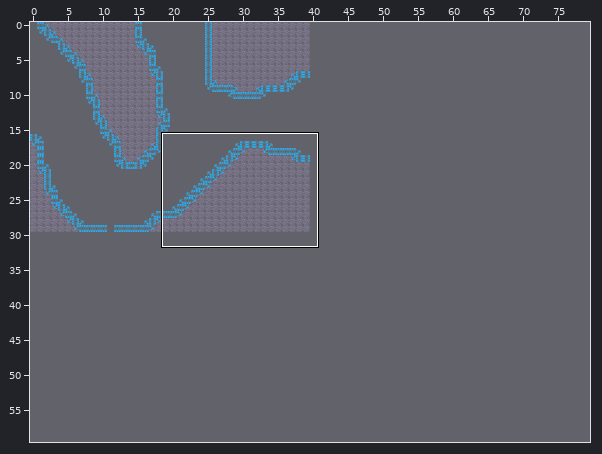
Level history. Tiled map: public/assets/tiles/map2.tmx. Above: a wide view before the commit, with the close-up outlined.
Close-up. Before:
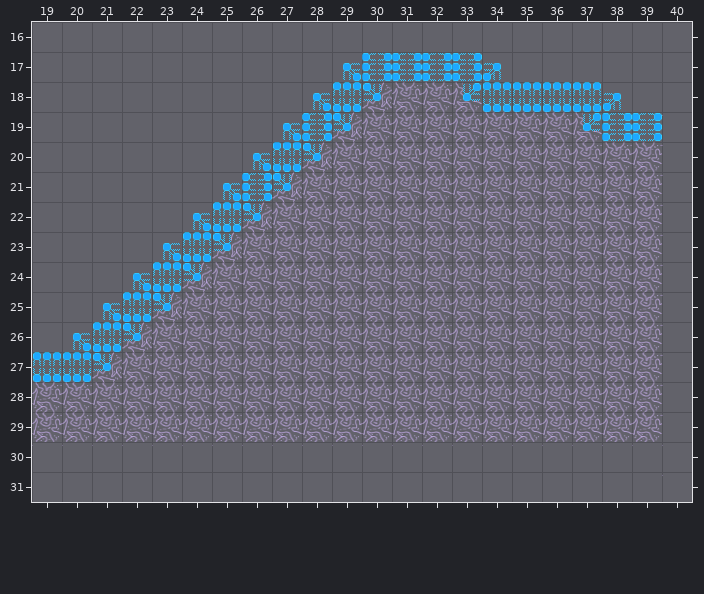
Cells are 30x30 px. Shown: x 19..40, y 16..31. The commit also changed other parts of the map, which this record leaves out.
After the commit:
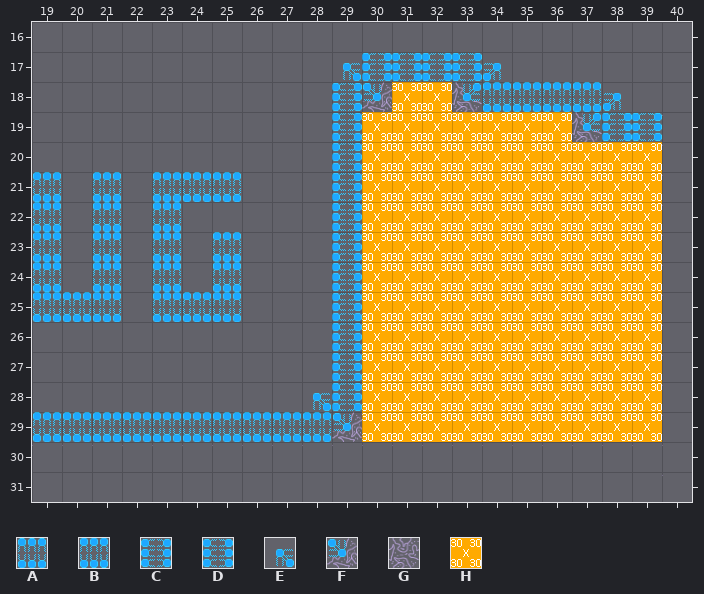
Key: from "tileset": A 0, B 0 turned 180, C 0 turned 270, D 0 turned 90, E 1 turned 90, F 3 turned 270, G 6, H 7.
_ is an empty cell.
See-through tiles are keyed as they look on the map.
Change:
Layer "Membrane + cell":
y 18: x 28..29 EA -> _D; x 31..32 GG -> HH
y 19: x 27..36 ECFGGGGGGG -> __DHHHHHHH
y 20: x 26..39 EBFGGGGGGGGGGG -> ___DHHHHHHHHHH
y 21: x 19 _ -> A; x 21 _ -> A; x 23..39 __EDFGGGGGGGGGGGG -> AAA___DHHHHHHHHHH
y 22: x 19 _ -> A; x 21 _ -> A; x 23..39 _EAFGGGGGGGGGGGGG -> A_____DHHHHHHHHHH
y 23: x 19 _ -> A; x 21 _ -> A; x 23..39 EAFGGGGGGGGGGGGGG -> A_A___DHHHHHHHHHH
y 24: x 19 _ -> A; x 21..22 _E -> A_; x 24..39 FGGGGGGGGGGGGGGG -> _A___DHHHHHHHHHH
y 25: x 19..39 __EAFGGGGGGGGGGGGGGGG -> AAA_AAA___DHHHHHHHHHH
y 26: x 20..39 EAFGGGGGGGGGGGGGGGGG -> _________DHHHHHHHHHH
y 27: x 19..39 AAFGGGGGGGGGGGGGGGGGG -> __________DHHHHHHHHHH
y 28: x 19..39 GGGGGGGGGGGGGGGGGGGGG -> _________EDHHHHHHHHHH
y 29: x 19..39 GGGGGGGGGGGGGGGGGGGGG -> AAAAAAAAAAFHHHHHHHHHH
Pixel boxes of the changes (left, top, right, bottom) in both close-ups:
changed: (32, 82, 662, 442)
